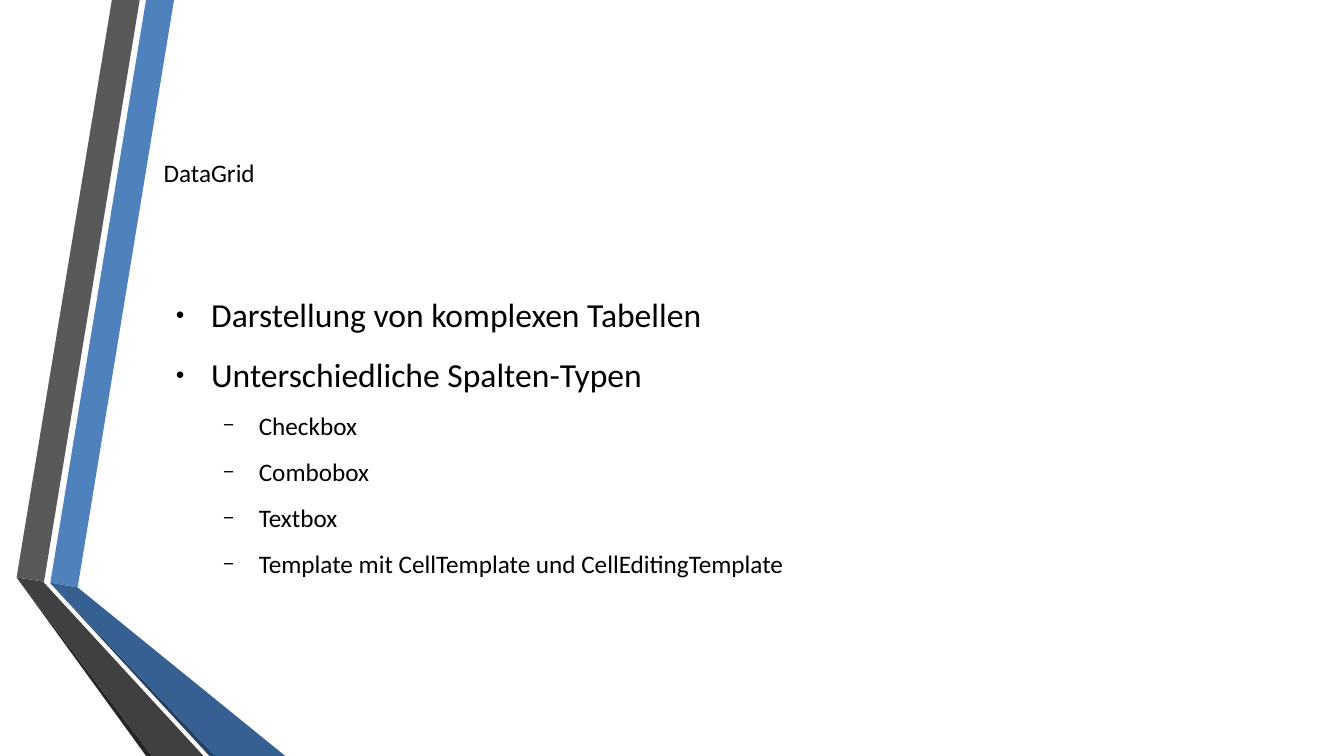
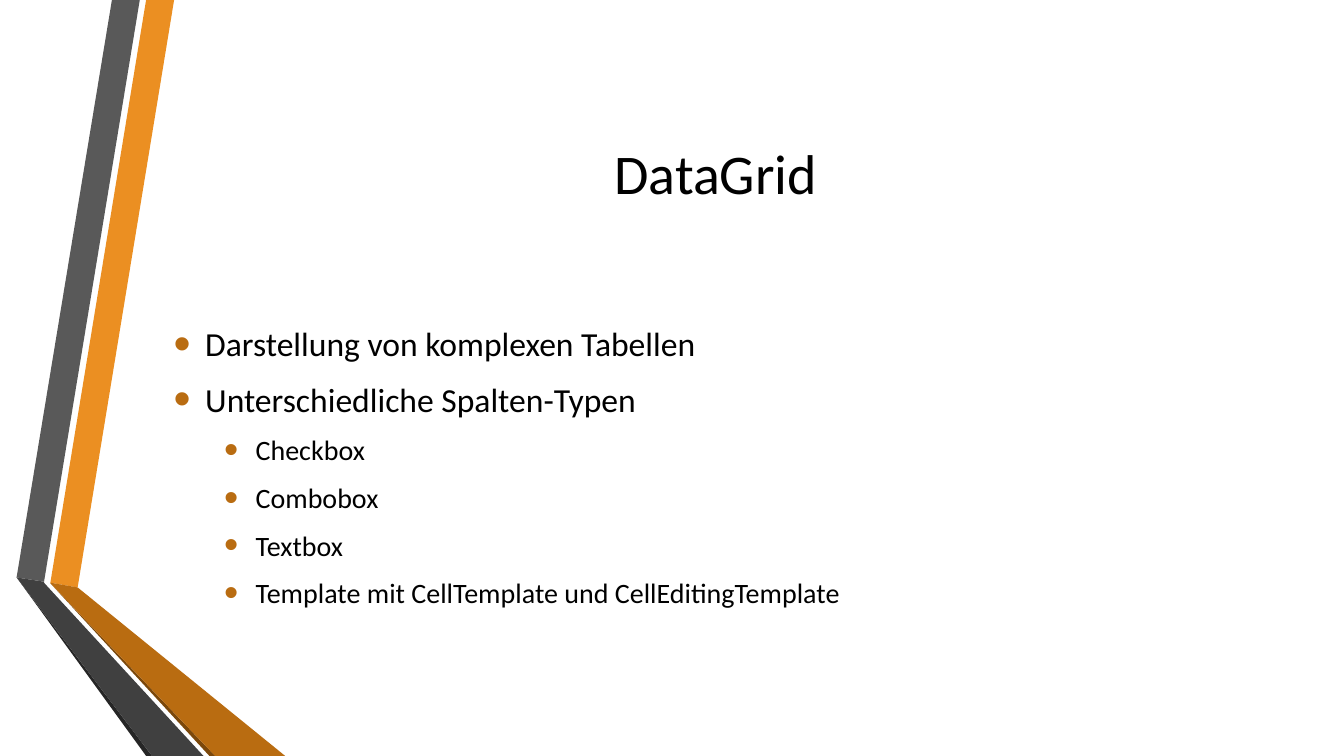
Before and after one commit to Ailer/WPF_MVVM, a slide deck: slide 16 of WPF + MVVM.pptx. Drawn at 1344x756 pixels with LibreOffice and Linux fonts; fonts in the diff are those of the drawing; background and template pictures are left out. Boxes give left, top, right and bottom in pixels: in the first picture for what was removed or moved away, otherwise in the second. Text is boxed around its words. In the diff, an @@ line names an element or a change of style, - is before the commit and + after.

```diff
--- a/WPF + MVVM.pptx
+++ b/WPF + MVVM.pptx
@@ freeform shape at [50,0,174,588]: fill #4F81BD to #EB8F22 @@
@@ title "DataGrid" at [615,155,817,195]: size 18 to 40 pt; alignment left to centre @@
@@ text "Darstellung von komplexen Tabellen" at [205,332,840,608]: size 18 to 20 pt in "Checkbox", "Combobox", "Textbox", "Template mit CellTemplate und CellEditingTemplate"; bullet ● to •; less space between paragraphs; bullet colour #000000 to #B96C11; bullet − to •; vertical alignment top to middle @@
@@ freeform shape at [50,583,285,756]: fill #376092 to #B96C11; outline redrawn @@
@@ freeform shape at [50,584,216,756]: fill #254061 to #7B480B; outline redrawn @@
```
Also in this commit, not shown: 18 other slides changed, 19 slides added, 1 slide removed.
